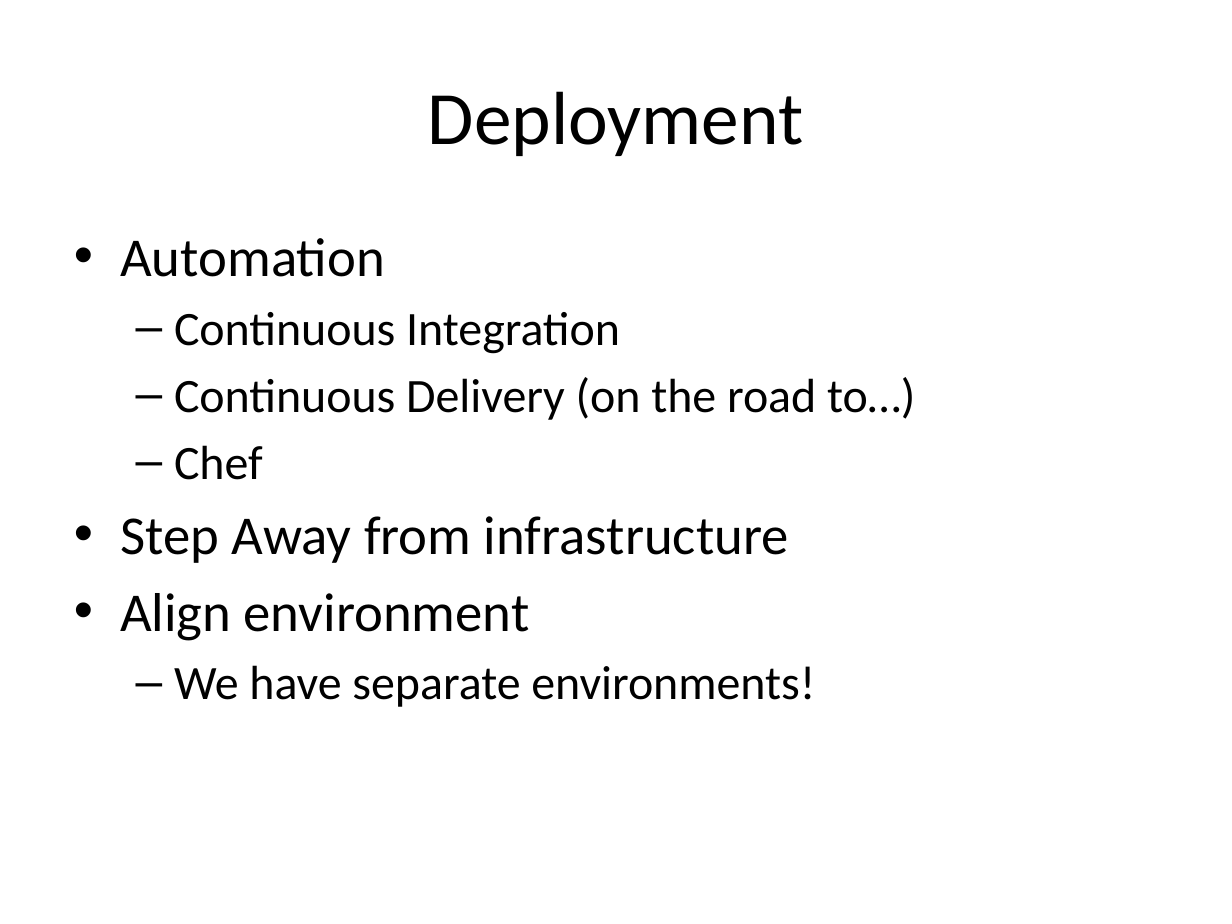
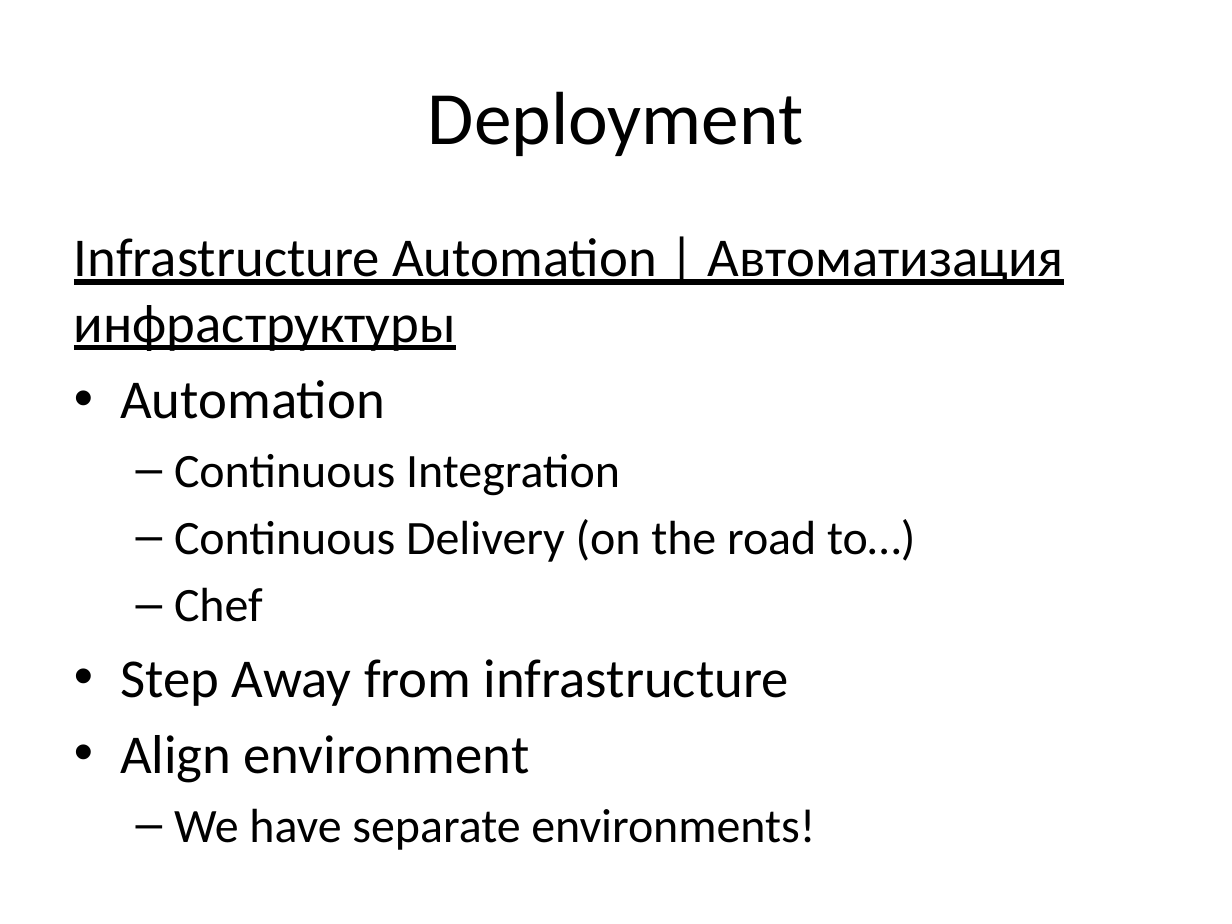
Before and after one commit to vitali-kviatkouski/personal, a slide deck: slide 4 of Microservices.pptx (slide 2 before the commit). Drawn at 1232x924 pixels with LibreOffice and Linux fonts; fonts in the diff are those of the drawing. Boxes give left, top, right and bottom in pixels: in the first picture for what was removed or moved away, otherwise in the second. Text is boxed around its words. In the diff, an @@ line names an element or a change of style, - is before the commit and + after.

```diff
--- a/Microservices.pptx
+++ b/Microservices.pptx
@@ text at (74,238,1064,351): paragraph added @@
+Infrastructure Automation | Автоматизация инфраструктуры
```
Also in this commit, not shown: 3 other slides changed, 5 slides added, 1 slide removed, 1 other file.
